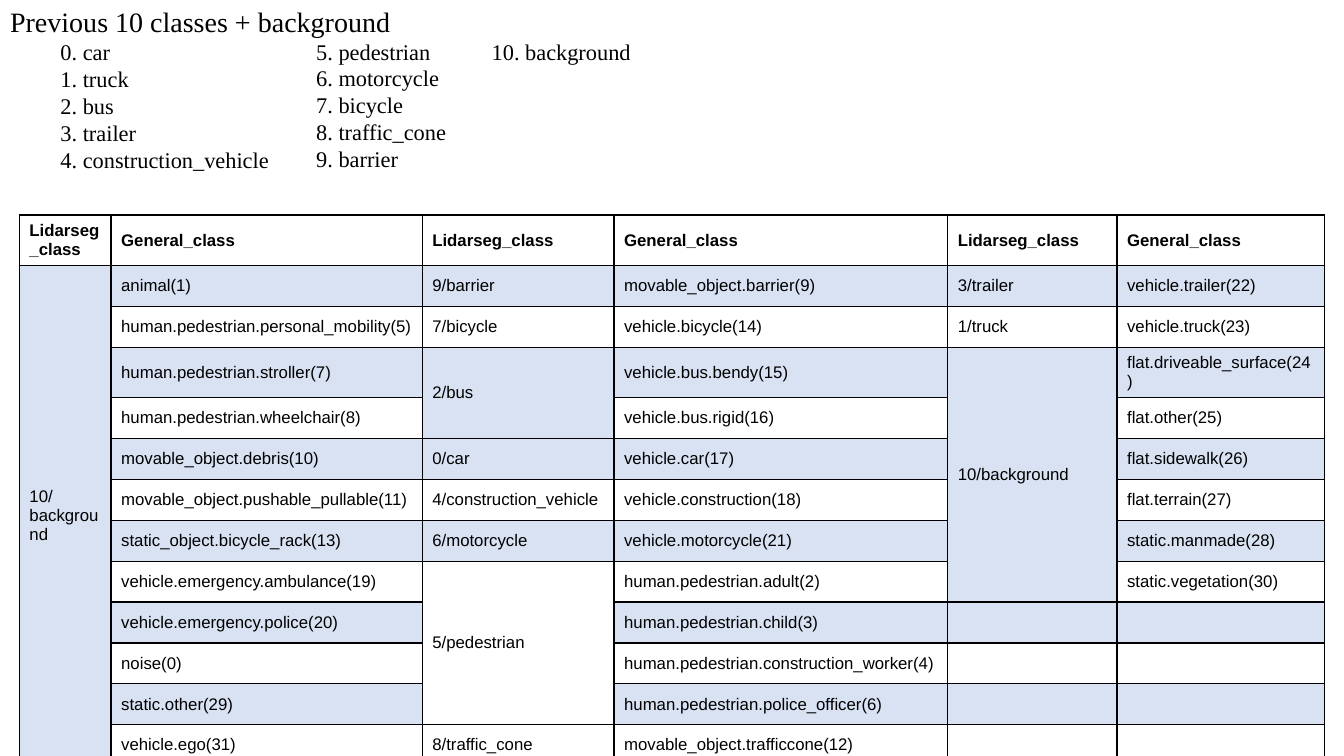
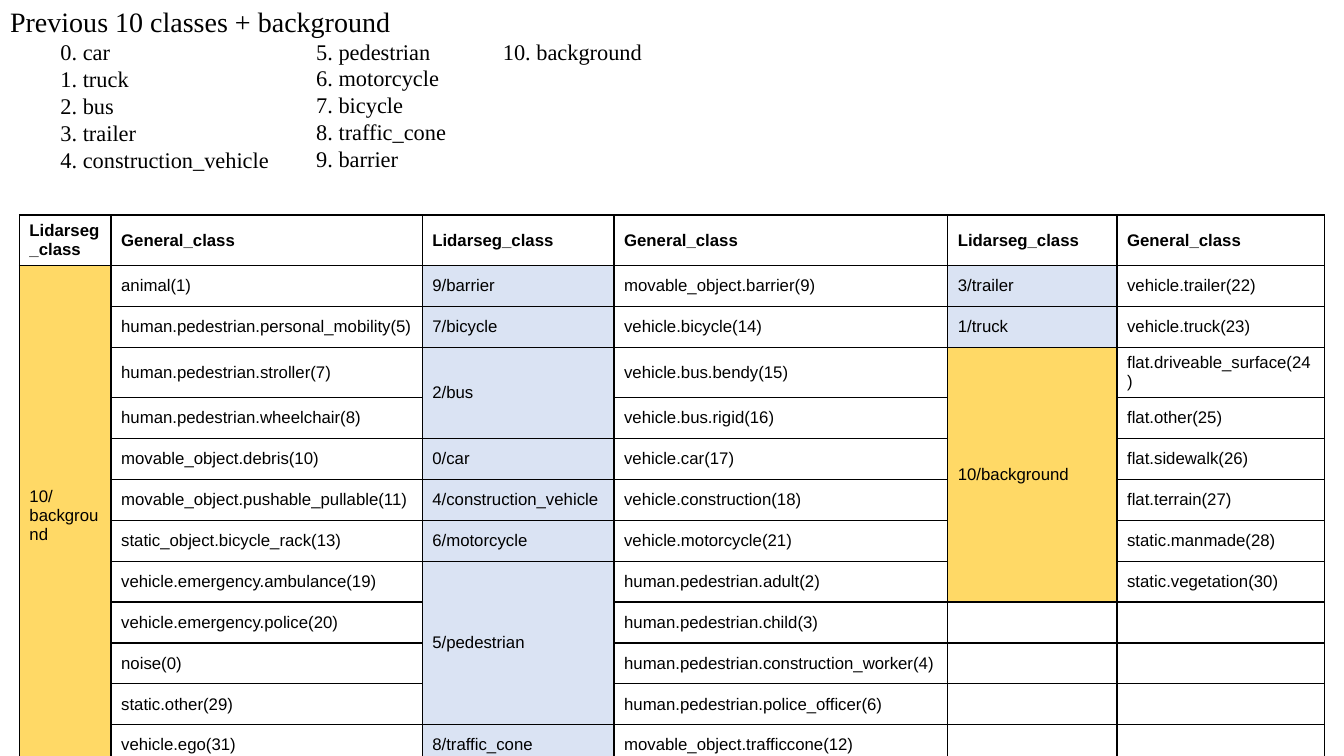
Before and after one commit to XYHC-MMDA/Multi-modal-Multi-task-DA, a slide deck: slide 7 of demo/latest.pptx. Drawn at 1344x756 pixels with LibreOffice and Linux fonts; fonts in the diff are those of the drawing. Boxes give left, top, right and bottom in pixels: in the first picture for what was removed or moved away, otherwise in the second. Text is boxed around its words. In the diff, an @@ line names an element or a change of style, - is before the commit and + after.

```diff
--- a/demo/latest.pptx
+++ b/demo/latest.pptx
@@ table at [19,215,1325,756] @@
@@ fill #4472C4 at 20% opacity to #FFD966 in 2 cells @@
@@ fill #4472C4 at 20% opacity to none in 16 cells @@
@@ fill #4472C4 at 20% opacity to #DAE3F3 in 5 cells @@
@@ fill none to #DAE3F3 in 5 cells @@
```
Also in this commit, not shown: 5 other slides changed, 8 slides added, 2 slides removed, 10 other files.
